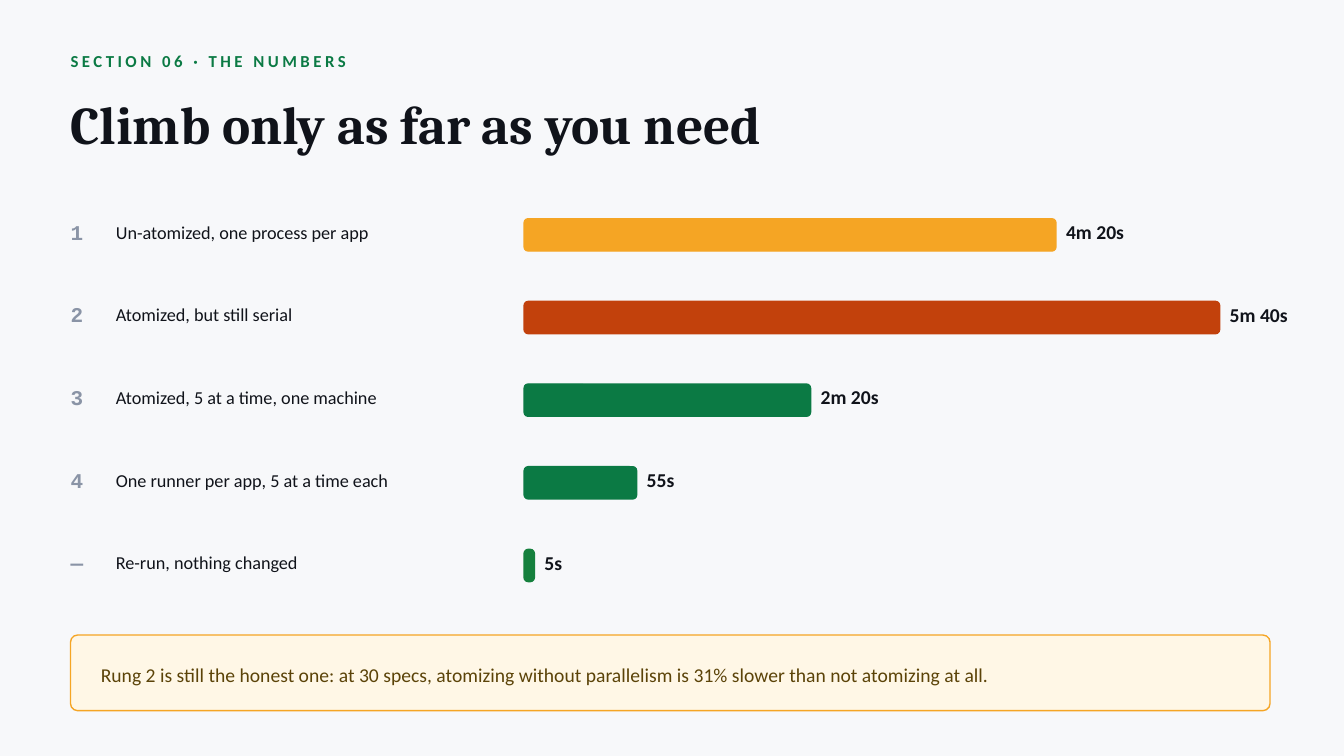
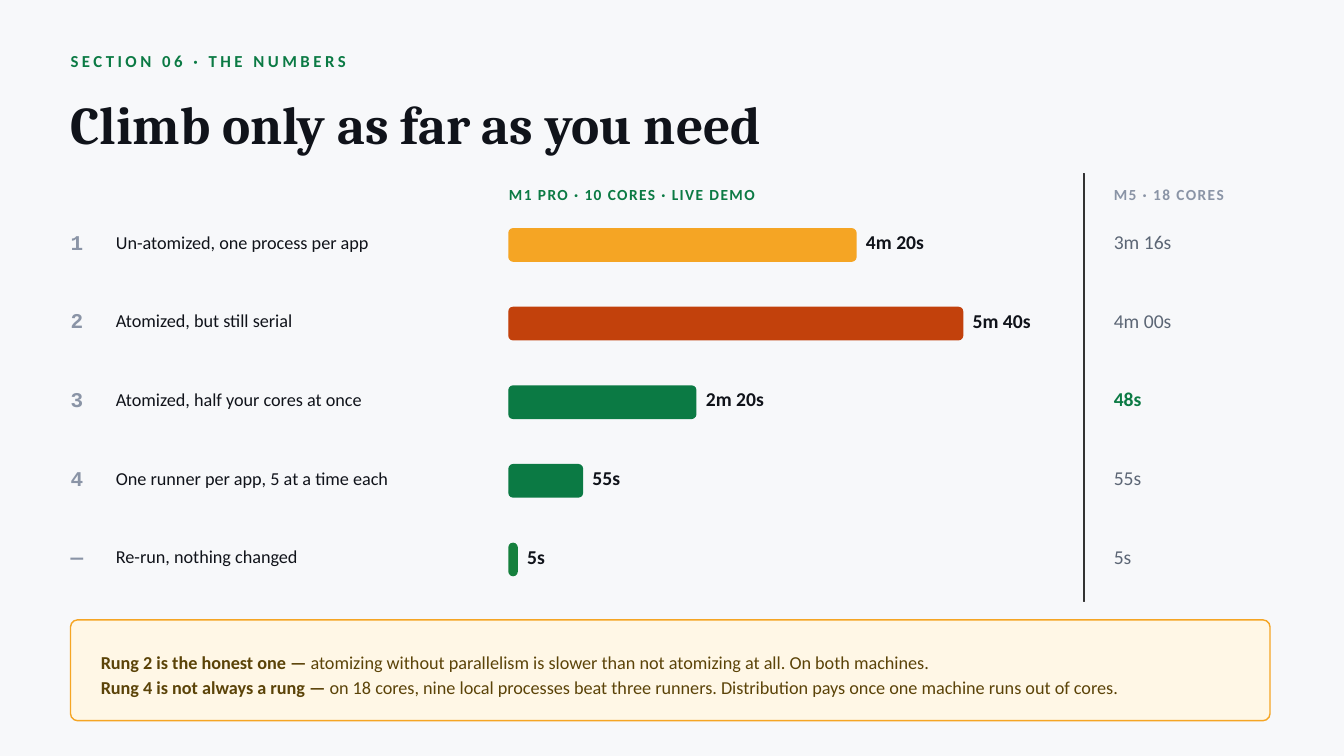
Before and after one commit to radzivil/nx-scaling-e2e-tests-with-atomizer, a slide deck: slide 19 of talk/Scaling-E2E-Tests-with-Nx.pptx. Drawn at 1344x756 pixels with LibreOffice and Linux fonts; fonts in the diff are those of the drawing. Boxes give left, top, right and bottom in pixels: in the first picture for what was removed or moved away, otherwise in the second. Text is boxed around its words. In the diff, an @@ line names an element or a change of style, - is before the commit and + after.

Commit message:
Show both machines on the ladder slide
Bars stay on the M1 Pro, because that is the laptop the live demo runs on and
the numbers should match what the room just watched. An M5 column sits beside
them for contrast.

The callout gains the inversion: on 18 cores rung 3 (48s) beats rung 4 (55s),
so distribution only pays once one machine runs out of cores. CI still needs
rung 4 — a CI runner is small.

```diff
--- a/talk/Scaling-E2E-Tests-with-Nx.pptx
+++ b/talk/Scaling-E2E-Tests-with-Nx.pptx
@@ rectangle added at (1084, 173, 1085, 602), fill #E2E6ED, outline #333333 1 pt @@
@@ text added at (509, 190, 754, 200), 11 pt, text #0B7A44, bold @@
+M1 PRO · 10 CORES · LIVE DEMO
@@ text added at (1114, 189, 1223, 200), 11 pt, text #8A94A6, bold @@
+M5 · 18 CORES
@@ text "1": place and size @@
-text "1" at (71, 226, 84, 240)
+text "1" at (71, 236, 84, 250)
@@ text "Un-atomized, one process per app": place and size @@
-text "Un-atomized, one process per app" at (116, 226, 369, 242)
+text "Un-atomized, one process per app" at (116, 236, 369, 252)
@@ rounded rectangle: place and size @@
-rounded rectangle at (524, 219, 1057, 251)
+rounded rectangle at (509, 229, 856, 261)
@@ text "4m 20s": place and size @@
-text "4m 20s" at (1066, 226, 1124, 239)
+text "4m 20s" at (866, 236, 924, 249)
@@ text added at (1114, 236, 1172, 249), 14 pt, text #5C6675 @@
+3m 16s
@@ text "2": place and size @@
-text "2" at (71, 308, 84, 322)
+text "2" at (71, 314, 84, 328)
@@ text "Atomized, but still serial": place and size @@
-text "Atomized, but still serial" at (116, 308, 293, 323)
+text "Atomized, but still serial" at (116, 314, 293, 329)
@@ rounded rectangle: place and size @@
-rounded rectangle at (524, 384, 811, 416)
+rounded rectangle at (509, 308, 963, 340)
@@ rounded rectangle at (509, 308, 963, 340): fill #0B7A44 to #C2410C; outline #0B7A44 1 pt to #C2410C 1 pt @@
@@ rounded rectangle removed at (524, 301, 1220, 334) @@
@@ text "5m 40s": place and size @@
-text "5m 40s" at (1230, 309, 1288, 322)
+text "5m 40s" at (973, 315, 1031, 328)
@@ text added at (1114, 315, 1172, 328), 14 pt, text #5C6675 @@
+4m 00s
@@ rounded rectangle added at (509, 386, 696, 418), fill #0B7A44, outline #0B7A44 1 pt @@
@@ text "2m 20s": place and size @@
-text "2m 20s" at (821, 391, 879, 404)
+text "2m 20s" at (706, 393, 764, 406)
@@ text at (116, 393, 362, 409): text changed @@
-Atomized, 5 at a time, one machine
+Atomized, half your cores at once
@@ text added at (1114, 392, 1142, 406), 14 pt, text #0B7A44, bold @@
+48s
@@ rounded rectangle: place and size @@
-rounded rectangle at (524, 467, 637, 499)
+rounded rectangle at (509, 465, 583, 497)
@@ text "55s": place and size @@
-text "55s" at (647, 474, 675, 487)
+text "55s" at (592, 472, 620, 485)
@@ text added at (1114, 472, 1142, 485), 14 pt, text #5C6675 @@
+55s
@@ text "—": place and size @@
-text "—" at (71, 542, 111, 583)
+text "—" at (71, 536, 111, 577)
@@ text "Re-run, nothing changed": place and size @@
-text "Re-run, nothing changed" at (116, 556, 297, 572)
+text "Re-run, nothing changed" at (116, 550, 297, 566)
@@ text "5s": place and size @@
-text "5s" at (544, 557, 562, 570)
+text "5s" at (527, 551, 545, 564)
@@ rounded rectangle at (509, 543, 517, 576): proportions changed @@
@@ rounded rectangle: place and size @@
-rounded rectangle at (524, 549, 534, 582)
+rounded rectangle at (509, 543, 517, 576)
@@ text added at (1114, 551, 1132, 564), 14 pt, text #5C6675 @@
+5s
@@ rounded rectangle: place and size @@
-rounded rectangle at (71, 635, 1270, 711)
+rounded rectangle at (71, 620, 1270, 721)
@@ rounded rectangle at (71, 620, 1270, 721): proportions changed @@
@@ text at (101, 656, 1118, 697): text changed; size 14 to 13 pt @@
-Rung 2 is still the honest one: at 30 specs, atomizing without parallelism is 31% slower than not atomizing at all.
+Rung 2 is the honest one — atomizing without parallelism is slower than not atomizing at all. On both machines.
+Rung 4 is not always a rung — on 18 cores, nine local processes beat three runners. Distribution pays once one machine runs out of cores.
```
Also in this commit, not shown: 3 other files.
